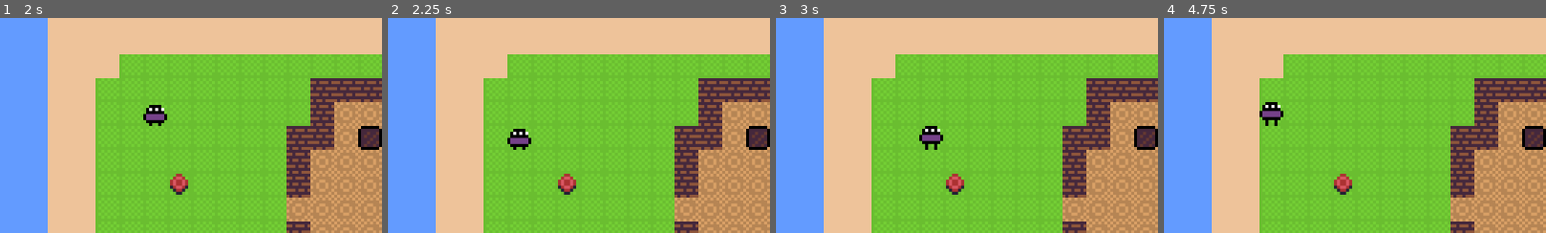
Above: before the commit, frames 1-4 (left to right).
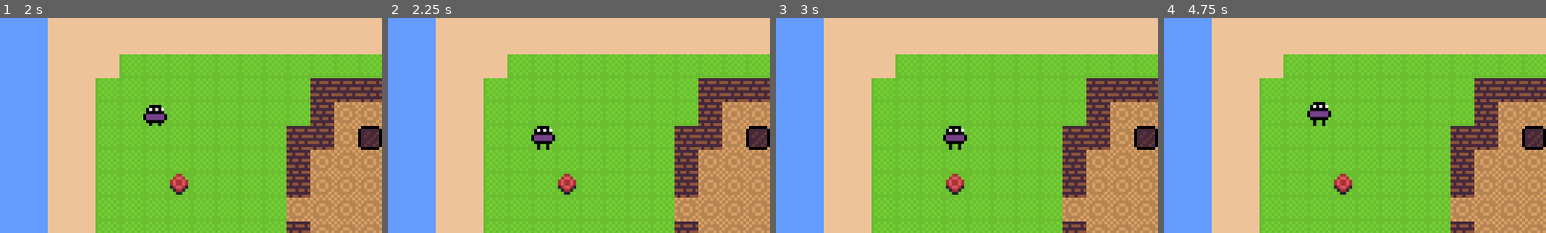
Above: after the commit, the same moments.

Repository: jiexdrop/doughnut
Game: Godot game, scene res://scenes/ui/main_menu.tscn
Same seed, same stepped clock (60 frames per second), same inputs: the game is played once before the commit and once after it.
Inputs (mouse positions are % of the whole screen's width and height, from its top left):
- Up to frame 1 (2 s): click "> PLAY" at 0.5 s; tap Enter at 1.25 s; move the mouse to (72, 45) at 1.27 s; hold D (right) from 1.28 s (still down)
- Up to frame 2 (2.25 s): tap R (restart) at 2 s; move the mouse to (30, 55) at 2.02 s; release D (right) at 2.03 s; hold S (down) from 2.03 s (still down)
- Up to frame 3 (3 s): move the mouse to (60, 28) at 2.77 s; release S (down) at 2.78 s; hold D (right) from 2.78 s (still down)
- Up to frame 4 (4.75 s): move the mouse to (45, 70) at 3.52 s; release D (right) at 3.53 s; hold W (up) 3.53-4.28 s; tap R (restart) at 4.25 s; move the mouse to (80, 65) at 4.27 s; hold A (left) from 4.28 s (still down)
The pictures show only the part of the screen within x 0-50%, y 14-64%; the shares and areas given below are measured in that part.

Frame 1 is identical in both runs. In frame 2, 0.9% of the frame differs, in the area x 31-44%, y 50-62%; in frame 3, 1.0%, in the area x 37-50%, y 50-62%; in frame 4, 1.0%.
Error after the commit: Parse Error: Preload file "res://scenes/ui/pause_screen.tscn" does not exist. (res://scripts/main.gd:14)

Commit message:
pause screen

Diff:
--- a/project.godot
+++ b/project.godot
@@ -56,6 +56,11 @@
 "events": [Object(InputEventKey,"resource_local_to_scene":false,"resource_name":"","device":-1,"window_id":0,"alt_press …(192 unchanged characters)…
 ]
 }
+pause={
+"deadzone": 0.2,
+"events": [Object(InputEventKey,"resource_local_to_scene":false,"resource_name":"","device":0,"window_id":0,"alt_pressed":false,"shift_pressed":false,"ctrl_pressed":false,"meta_pressed":false,"pressed":false,"keycode":0,"physical_keycode":4194305,"key_label":0,"unicode":0,"location":0,"echo":false,"script":null)
+]
+}
 
 [rendering]
 
--- a/scripts/level_select.gd
+++ b/scripts/level_select.gd
@@ -30,7 +30,7 @@
 			{ "label": "1-3",  "scene": "res://scenes/levels_1/level_3.tscn", "locked": false },
 			{ "label": "1-4",  "scene": "res://scenes/levels_1/level_4.tscn", "locked": false },
 			{ "label": "1-5",  "scene": "res://scenes/levels_1/level_5.tscn", "locked": false },
-			{ "label": "1-6",  "scene": "res://scenes/levels_1/level_5.tscn", "locked": false },
+			{ "label": "1-6",  "scene": "res://scenes/levels_1/level_6.tscn", "locked": false },
 		]
 	},
 	{
@@ -41,6 +41,16 @@
 			{ "label": "2-2",  "scene": "res://scenes/levels_2/level_2.tscn", "locked": true },
 			{ "label": "2-3",  "scene": "res://scenes/levels_2/level_3.tscn", "locked": true },
 			{ "label": "2-B",  "scene": "res://scenes/levels_2/level_boss.tscn", "locked": true },
+		]
+	},
+	{
+		"name":   "WORLD 3 – OVERWORLD",
+		"color":  Color(0.65, 0.45, 0.20),
+		"levels": [
+			{ "label": "3-1",  "scene": "res://scenes/levels_3/level_1.tscn", "locked": true },
+			{ "label": "3-2",  "scene": "res://scenes/levels_3/level_2.tscn", "locked": true },
+			{ "label": "3-3",  "scene": "res://scenes/levels_3/level_3.tscn", "locked": true },
+			{ "label": "3-B",  "scene": "res://scenes/levels_3/level_boss.tscn", "locked": true },
 		]
 	},
 	# Add more worlds here following the same pattern ↑
--- a/scripts/main.gd
+++ b/scripts/main.gd
@@ -11,6 +11,7 @@
 const GOAL_ATLAS_COORDS = Vector2i(1, 2)
 
 const VICTORY_SCREEN = preload("res://scenes/ui/victory_screen.tscn")
+const PAUSE_SCREEN = preload("res://scenes/ui/pause_screen.tscn")
 
 func _ready() -> void:
 	_connect_signals()
@@ -19,6 +20,8 @@
 func _process(_delta: float) -> void:
 	if Input.is_action_just_pressed("restart"):
 		get_tree().reload_current_scene()
+	if Input.is_action_just_pressed("pause"):
+		_open_pause_ui()
 
 func _connect_signals() -> void:
 	for box in get_tree().get_nodes_in_group("boxes"):
@@ -48,7 +51,7 @@
 
 	if boxes_on_goals >= goal_positions.size() and goal_positions.size() > 0:
 		print("Level Complete!")
-		_open_ui()
+		_open_victory_ui()
 
 func is_box_at(grid_pos: Vector2i) -> bool:
 	var world_pos = tilemap.map_to_local(grid_pos)
@@ -58,7 +61,7 @@
 			return true
 	return false
 
-func _open_ui() -> void:
+func _open_victory_ui() -> void:
 	# Avoid opening twice if already present
 	if get_node_or_null("VictoryScreen"):
 		return
@@ -75,5 +78,25 @@
 		get_tree().change_scene_to_file("res://scenes/ui/main_menu.tscn")
 	)
 
+func _open_pause_ui():
+	# Avoid opening twice if already present
+	if get_node_or_null("PauseScreen"):
+		return
+
+	var canvas_layer := CanvasLayer.new()
+	canvas_layer.name = "PauseScreen"
+	add_child(canvas_layer)
+
+	var pause := PAUSE_SCREEN.instantiate()
+	canvas_layer.add_child(pause)
+
+	pause.continue_pressed.connect(func():
+		remove_child(canvas_layer)
+		pause.queue_free()
+	)
+	pause.main_menu_pressed.connect(func():
+		get_tree().change_scene_to_file("res://scenes/ui/main_menu.tscn")
+	)
+
 func _load_next_level() -> void:
 	get_tree().change_scene_to_packed(next_level)
